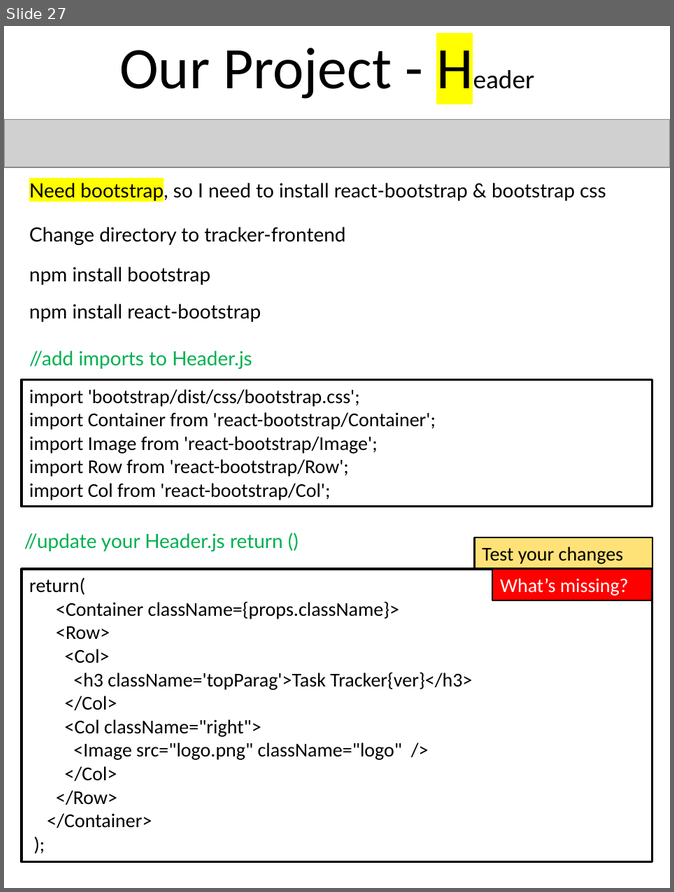
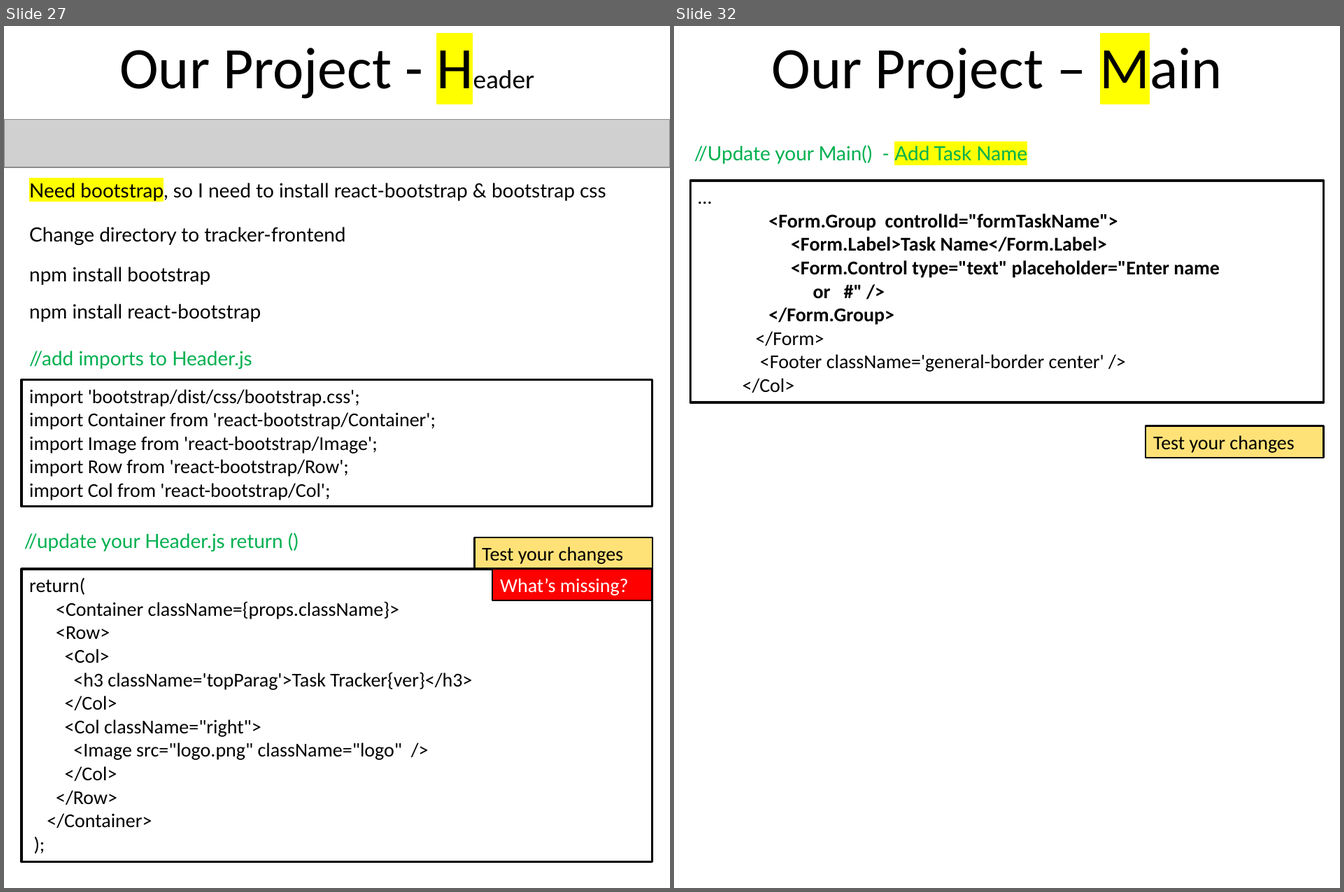
Before and after one commit to scorpion0511/mytracker, a slide deck: doc/React.pptx. Shown side by side, each under a label of ours: slide 27 before the commit, slides 27 and 32 after it; the slides between them are not shown. The pictures are 674x892 and 1344x892 pixels, drawn with LibreOffice and Linux fonts; fonts in the diff are those of the drawing; grey boxes stand for pictures. Boxes give left, top, right and bottom in pixels: in the first picture for what was removed or moved away, otherwise in the second. Text is boxed around its words. In the diff, an @@ line names an element or a change of style, - is before the commit and + after.

```diff
--- a/doc/React.pptx
+++ b/doc/React.pptx
@@ slide 32 added at (674,26,1340,888), background #FFFFFF @@
@@ text added at (771,40,1223,102), 54 pt, text #000000 @@
+Our Project – Main
@@ text added at (694,145,1028,164), 18 pt, text #00B050 @@
+//Update your Main() - Add Task Name
@@ rectangle added at (691,181,1324,403), outline #0D0D0D 2.25 pt, 18 pt, text #000000, bold @@
+…
+<Form.Group controlId="formTaskName">
+<Form.Label>Task Name</Form.Label>
+<Form.Control type="text" placeholder="Enter name
+or #" />
+</Form.Group>
+</Form>
+<Footer className='general-border center' />
+</Col>
@@ rectangle added at (1146,426,1324,457), fill #FFE277, outline #000000 1.5 pt, 18 pt, text #000000 @@
+Test your changes
```
Also in this commit, not shown: 2 slides changed, 6 other slides added.
